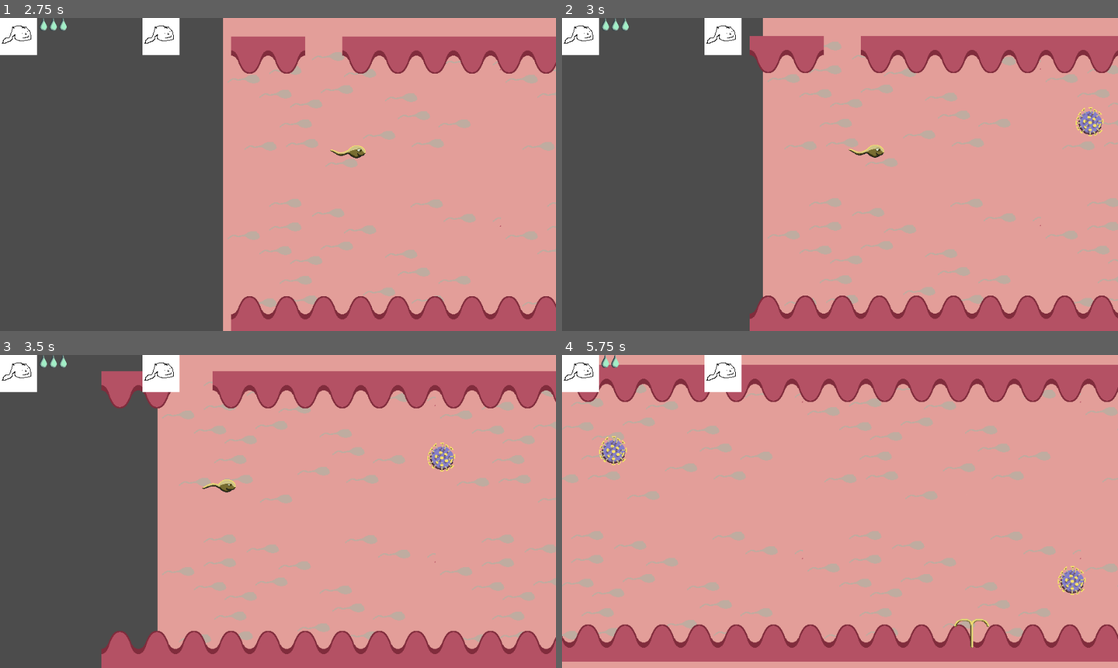
Above: before the commit, frames 1-4 (two rows, left to right).
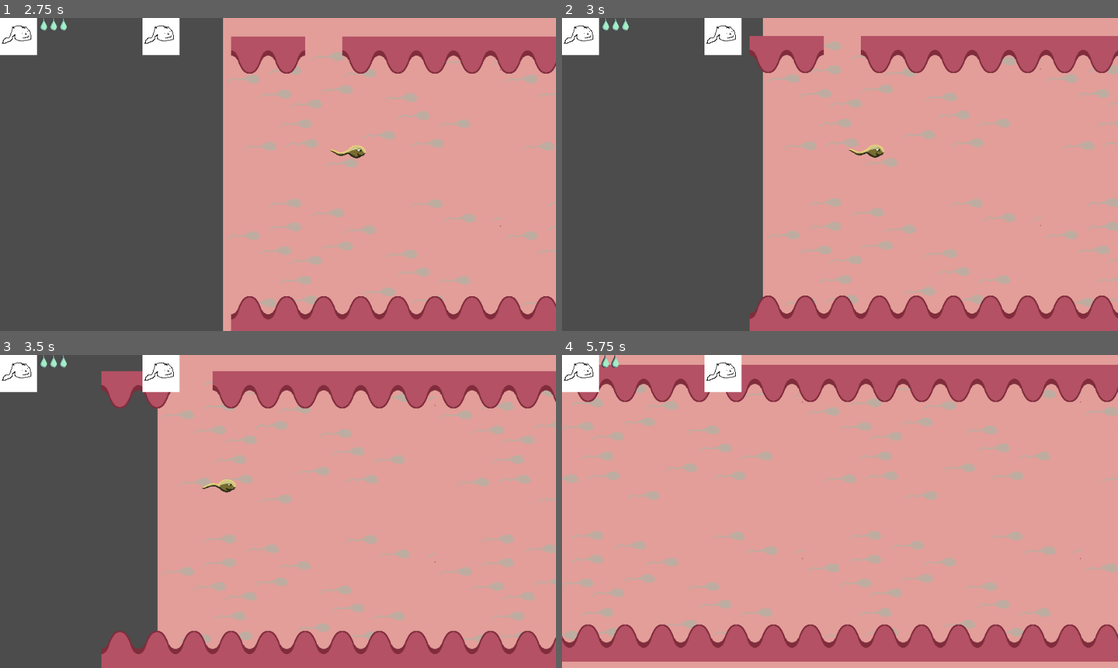
Above: after the commit, the same moments.

Repository: Daxidz/orbital-game-jame-08
Game: Godot game, scene res://Main.tscn
Same seed, same stepped clock (60 frames per second), same inputs: the game is played once before the commit and once after it.
Inputs (mouse positions are in pixels of both pictures, inside the frame that each line leads up to):
- Up to frame 1 (2.75 s): click (283, 127) at 0.5 s; tap Enter at 1.25 s; tap Space at 2 s
- Up to frame 2 (3 s): no input
- Up to frame 3 (3.5 s): no input
- Up to frame 4 (5.75 s): no input

Frame 1 is identical in both runs. In frame 2, 0.3% of the frame differs, in the area x 92-98%, y 28-38%; in frame 3, 0.3%; in frame 4, 0.7%, in the area x 6-95%, y 26-94%.

Commit message:
Fixes

Diff:
--- a/Main.tscn
+++ b/Main.tscn
@@ -1,6 +1,5 @@
-[gd_scene load_steps=14 format=2]
+[gd_scene load_steps=13 format=2]
 
-[ext_resource path="res://world/MobSpawner.tscn" type="PackedScene" id=1]
 [ext_resource path="res://world/Map.tscn" type="PackedScene" id=2]
 [ext_resource path="res://player/assets/sperm.png" type="Texture" id=3]
 [ext_resource path="res://ui/boutons/start_bouton_hover.png" type="Texture" id=4]
@@ -152,44 +151,6 @@
 margin_right = 68.0
 margin_bottom = 74.0
 
-[node name="MobSpawner" parent="." instance=ExtResource( 1 )]
-position = Vector2( 1238, 452 )
-
-[node name="Node" type="Node" parent="."]
-
-[node name="MobSpawner" parent="Node" instance=ExtResource( 1 )]
-position = Vector2( 568.575, 180.401 )
-
-[node name="MobSpawner2" parent="Node" instance=ExtResource( 1 )]
-position = Vector2( 1366.07, 324.723 )
-
-[node name="MobSpawner3" parent="Node" instance=ExtResource( 1 )]
-position = Vector2( 1927.19, 180.402 )
-
-[node name="MobSpawner4" parent="Node" instance=ExtResource( 1 )]
-position = Vector2( 2473.37, 339.652 )
-
-[node name="MobSpawner5" parent="Node" instance=ExtResource( 1 )]
-position = Vector2( 3212.39, 347.117 )
-
-[node name="MobSpawner6" parent="Node" instance=ExtResource( 1 )]
-position = Vector2( 3644.11, 156.763 )
-
-[node name="MobSpawner7" parent="Node" instance=ExtResource( 1 )]
-position = Vector2( 3972.56, 360.803 )
-
-[node name="MobSpawner8" parent="Node" instance=ExtResource( 1 )]
-position = Vector2( 4394.33, 205.284 )
-
-[node name="MobSpawner9" parent="Node" instance=ExtResource( 1 )]
-position = Vector2( 4924.34, 358.315 )
-
-[node name="MobSpawner10" parent="Node" instance=ExtResource( 1 )]
-position = Vector2( 5196.81, 134.368 )
-
-[node name="MobSpawner6" parent="." instance=ExtResource( 1 )]
-position = Vector2( 1640, 802 )
-
 [node name="MainTheme" type="AudioStreamPlayer" parent="."]
 stream = ExtResource( 6 )
 volume_db = -10.602
